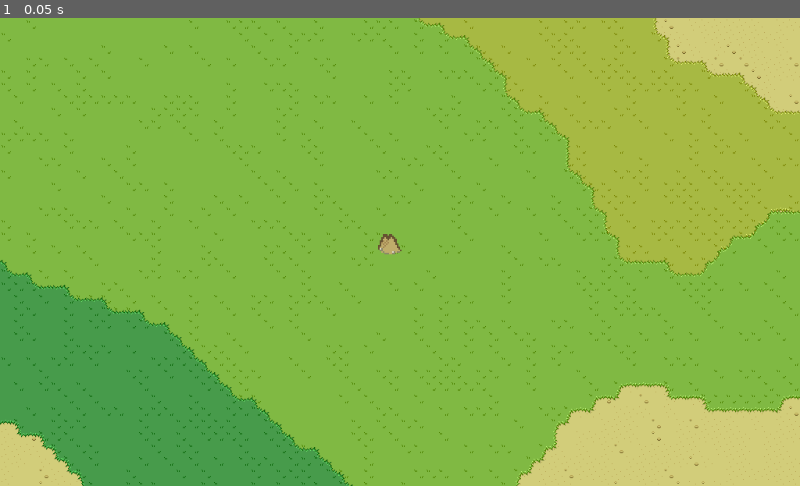
Above: before the commit, frame 1.
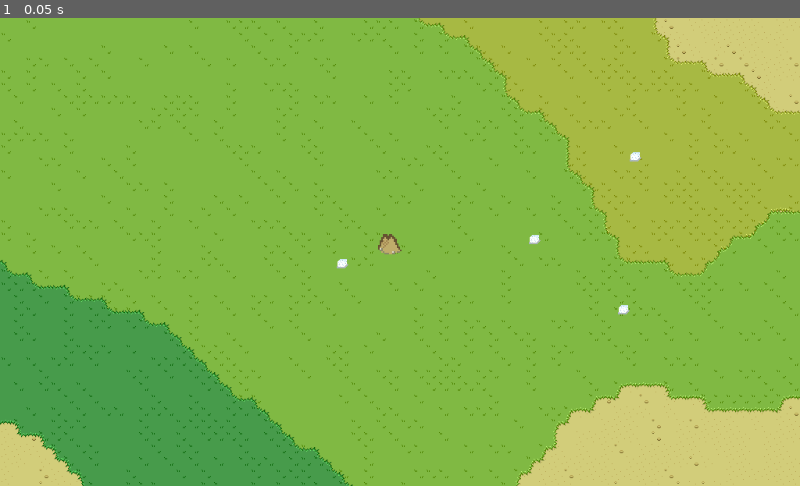
Above: after the commit, the same moment.

Repository: elmartirta/gmtk-game-jam-2020
Game: Godot game, scene res://Main.tscn
Two runs of this game, one before a commit and one after it. Both use one fixed random seed, a clock stepped at 60 frames per second and the inputs below.
Inputs:
- Up to frame 1 (0.05 s): no input

The runs differ from the first frame. In frame 1, 0.1% of the frame differs, in the area x 42-81%, y 28-64%.

Commit message:
Add four sugar cubes to the main scene

Diff:
--- a/Anthill/Main.tscn
+++ b/Anthill/Main.tscn
@@ -1,7 +1,8 @@
-[gd_scene load_steps=7 format=2]
+[gd_scene load_steps=8 format=2]
 
 [ext_resource path="res://World/Anthill/Anthill.tscn" type="PackedScene" id=1]
 [ext_resource path="res://World/grassTileset.png" type="Texture" id=2]
+[ext_resource path="res://World/Doodads/Sugar.tscn" type="PackedScene" id=3]
 
 [sub_resource type="TileSet" id=1]
 0/name = "Dirt"
@@ -21,10 +22,6 @@
 0/autotile/z_index_map = [  ]
 0/occluder_offset = Vector2( 0, 0 )
 0/navigation_offset = Vector2( 0, 0 )
-0/shape_offset = Vector2( 0, 0 )
-0/shape_transform = Transform2D( 1, 0, 0, 1, 0, 0 )
-0/shape_one_way = false
-0/shape_one_way_margin = 0.0
 0/shapes = [  ]
 0/z_index = 0
 1/name = "DirtDark"
@@ -44,10 +41,6 @@
 1/autotile/z_index_map = [  ]
 1/occluder_offset = Vector2( 0, 0 )
 1/navigation_offset = Vector2( 0, 0 )
-1/shape_offset = Vector2( 0, 0 )
-1/shape_transform = Transform2D( 1, 0, 0, 1, 0, 0 )
-1/shape_one_way = false
-1/shape_one_way_margin = 0.0
 1/shapes = [  ]
 1/z_index = 0
 2/name = "DirtLight"
@@ -67,10 +60,6 @@
 2/autotile/z_index_map = [  ]
 2/occluder_offset = Vector2( 0, 0 )
 2/navigation_offset = Vector2( 0, 0 )
-2/shape_offset = Vector2( 0, 0 )
-2/shape_transform = Transform2D( 1, 0, 0, 1, 0, 0 )
-2/shape_one_way = false
-2/shape_one_way_margin = 0.0
 2/shapes = [  ]
 2/z_index = 0
 
@@ -92,10 +81,6 @@
 0/autotile/z_index_map = [  ]
 0/occluder_offset = Vector2( 0, 0 )
 0/navigation_offset = Vector2( 0, 0 )
-0/shape_offset = Vector2( 0, 0 )
-0/shape_transform = Transform2D( 1, 0, 0, 1, 0, 0 )
-0/shape_one_way = false
-0/shape_one_way_margin = 0.0
 0/shapes = [  ]
 0/z_index = 0
 
@@ -117,10 +102,6 @@
 0/autotile/z_index_map = [  ]
 0/occluder_offset = Vector2( 0, 0 )
 0/navigation_offset = Vector2( 0, 0 )
-0/shape_offset = Vector2( 0, 0 )
-0/shape_transform = Transform2D( 1, 0, 0, 1, 0, 0 )
-0/shape_one_way = false
-0/shape_one_way_margin = 0.0
 0/shapes = [  ]
 0/z_index = 0
 
@@ -142,10 +123,6 @@
 0/autotile/z_index_map = [  ]
 0/occluder_offset = Vector2( 0, 0 )
 0/navigation_offset = Vector2( 0, 0 )
-0/shape_offset = Vector2( 0, 0 )
-0/shape_transform = Transform2D( 1, 0, 0, 1, 0, 0 )
-0/shape_one_way = false
-0/shape_one_way_margin = 0.0
 0/shapes = [  ]
 0/z_index = 0
 
@@ -177,3 +154,15 @@
 
 [node name="Anthill" parent="." instance=ExtResource( 1 )]
 position = Vector2( 497.467, 288.992 )
+
+[node name="Sugar" parent="." instance=ExtResource( 3 )]
+position = Vector2( 684.316, 284.474 )
+
+[node name="Sugar2" parent="." instance=ExtResource( 3 )]
+position = Vector2( 812.737, 178.158 )
+
+[node name="Sugar3" parent="." instance=ExtResource( 3 )]
+position = Vector2( 798, 373.947 )
+
+[node name="Sugar4" parent="." instance=ExtResource( 3 )]
+position = Vector2( 438, 315 )
